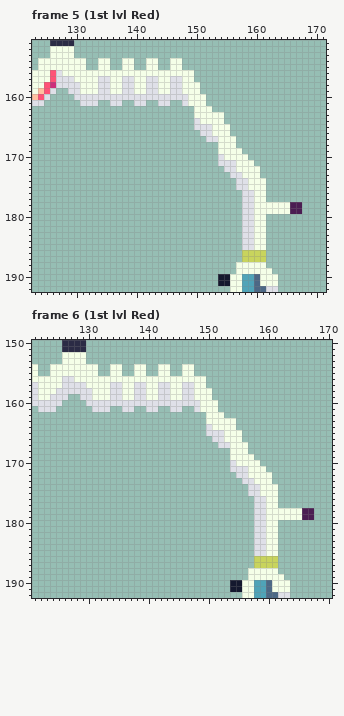
Two versions of one pixel-art file, Static/Tiles/Health Table.aseprite. Above is the file before it was changed.
256x256 pixels, 30 frames. Shown: frame 5 (1st lvl Red): x 123..171, y 151..192; frame 6 (1st lvl Red): x 121..170, y 150..192. The commit also changed other frames or places, which this record leaves out.
The result:
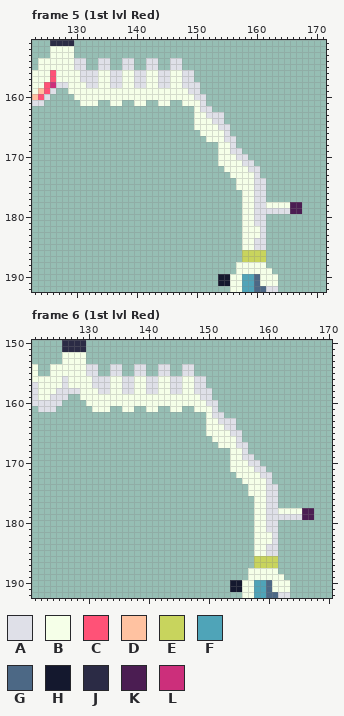
Palette (. is transparent): A #dfe0e8  B #f5ffe8  C #ff5277  D #ffc2a1  E #c8d45d  F #4fa4b8  G #4c6885  H #14182e  J #2b2b45  K #4b1d52  L #cc2f7b
Commit: Table 60 frames Alles behalve de vlam
Change:
--- frame 5 (1st lvl Red), layer "Flattened"
@@ x 123..171 @@
 153 ...BBBB..........................................
-154 .BBBBBBBB..BB..BB..BB..BB........................
-155 .BBBBBBBB..BB..BB..BB..BB........................
-156 BBBCABBBBBBBBBBBBBBBBBBBBBB......................
-157 BBBCAAABBBBAABBAABBAABBAABB......................
-158 BBCLAAAABBBAABBAABBAABBAABBB.....................
-159 BDCA..AABBBAABBAABBAABBAABBB.....................
-160 DCA....AAAAAAAAAAAAAAAAAAABBB....................
-161 AA......AAA..AA..AA..AA..ABBB....................
-162 ...........................BBB...................
-163 ...........................BBBBB.................
-164 ...........................ABBBB.................
-165 ...........................AAABBB................
-166 ............................AABBB................
-167 .............................AABBB...............
-168 ...............................BBB...............
-169 ...............................BBBB..............
-170 ...............................ABBBB.............
-171 ...............................AAABBB............
-172 ................................AABBBB...........
-173 .................................AABBB...........
-174 ..................................AABBB..........
-175 ..................................AABBB..........
-176 ...................................AABB..........
-177 ...................................AABB..........
-178 ...................................AABBBBBBKK....
-179 ...................................AABBBBBBKK....
-180 ...................................AABB..........
-181 ...................................AABB..........
-182 ...................................AABB..........
-183 ...................................AABB..........
-184 ...................................AABB..........
-185 ...................................AABB..........
+154 .BBBBBBAA..AA..AA..AA..AA........................
+155 .BBBBBBAA..AA..AA..AA..AA........................
+156 BBBCBBBBAAABBAABBAABBAABBAA......................
+157 BBBCBBBBAAABBAABBAABBAABBAA......................
+158 BBCLAABBBAABBAABBAABBAABBAAA.....................
+159 BDCA..BBBBBBBBBBBBBBBBBBBBAA.....................
+160 DCA....BBBBBBBBBBBBBBBBBBBBAA....................
+161 AA......BBB..BB..BB..BB..BBBA....................
+162 ...........................BAA...................
+163 ...........................BBAAA.................
+164 ...........................BBBAA.................
+165 ...........................BBBBAA................
+166 ............................BBBBA................
+167 .............................BBBAA...............
+168 ...............................BBA...............
+169 ...............................BBAA..............
+170 ...............................BBBAA.............
+171 ...............................BBBBAA............
+172 ................................BBBBAA...........
+173 .................................BBBBA...........
+174 ..................................BBBAA..........
+175 ..................................BBBAA..........
+176 ...................................BBAA..........
+177 ...................................BBAA..........
+178 ...................................BBAABBBBKK....
+179 ...................................BBAAAAAAKK....
+180 ...................................BBAA..........
+181 ...................................BBAA..........
+182 ...................................BBBA..........
+183 ...................................BBBA..........
+184 ...................................BBAA..........
+185 ...................................BBAA..........
 186 ...................................EEEE..........
--- frame 6 (1st lvl Red), layer "Flattened"
@@ x 121..170 @@
 153 .....BBBB.........................................
-154 B..BBBBBBBB..BB..BB..BB..BB.......................
-155 B..BBBBBBBB..BB..BB..BB..BB.......................
-156 BBBBBAABBBBBBBBBBBBBBBBBBBBBB.....................
-157 ABBBBAAAABBBBAABBAABBAABBAABB.....................
-158 ABBBAAAAAABBBAABBAABBAABBAABBB....................
-159 ABBAAA..AABBBAABBAABBAABBAABBB....................
-160 AAAAA....AAAAAAAAAAAAAAAAAAABBB...................
-161 .AAA......AAA..AA..AA..AA..ABBB...................
-162 .............................BBB..................
-163 .............................BBBBB................
-164 .............................ABBBB................
-165 .............................AAABBB...............
-166 ..............................AABBB...............
-167 ...............................AABBB..............
-168 .................................BBB..............
-169 .................................BBBB.............
-170 .................................ABBBB............
-171 .................................AAABBB...........
-172 ..................................AABBBB..........
-173 ...................................AABBB..........
-174 ....................................AABBB.........
-175 ....................................AABBB.........
-176 .....................................AABB.........
-177 .....................................AABB.........
-178 .....................................AABBBBBBKK...
-179 .....................................AABBBBBBKK...
-180 .....................................AABB.........
-181 .....................................AABB.........
-182 .....................................AABB.........
-183 .....................................AABB.........
-184 .....................................AABB.........
-185 .....................................AABB.........
+154 B..BBBBBBAA..AA..AA..AA..AA.......................
+155 B..BBBBBBAA..AA..AA..AA..AA.......................
+156 BBBBBABBBBAAABBAABBAABBAABBAA.....................
+157 ABBBBABBBBAAABBAABBAABBAABBAA.....................
+158 ABBBAAAABBBAABBAABBAABBAABBAAA....................
+159 ABBAAA..BBBBBBBBBBBBBBBBBBBBAA....................
+160 AAAAA....BBBBBBBBBBBBBBBBBBBBAA...................
+161 .AAA......BBB..BB..BB..BB..BBBA...................
+162 .............................BAA..................
+163 .............................BBAAA................
+164 .............................BBBAA................
+165 .............................BBBBAA...............
+166 ..............................BBBBA...............
+167 ...............................BBBAA..............
+168 .................................BBA..............
+169 .................................BBAA.............
+170 .................................BBBAA............
+171 .................................BBBBAA...........
+172 ..................................BBBBAA..........
+173 ...................................BBBBA..........
+174 ....................................BBBAA.........
+175 ....................................BBBAA.........
+176 .....................................BBAA.........
+177 .....................................BBAA.........
+178 .....................................BBAABBBBKK...
+179 .....................................BBAAAAAAKK...
+180 .....................................BBAA.........
+181 .....................................BBAA.........
+182 .....................................BBBA.........
+183 .....................................BBBA.........
+184 .....................................BBAA.........
+185 .....................................BBAA.........
 186 .....................................EEEE.........
Changed places in both pictures, as pixel boxes (x1, y1, x2, y2):
changed: (56, 58, 290, 250)
changed: (68, 364, 302, 556)
